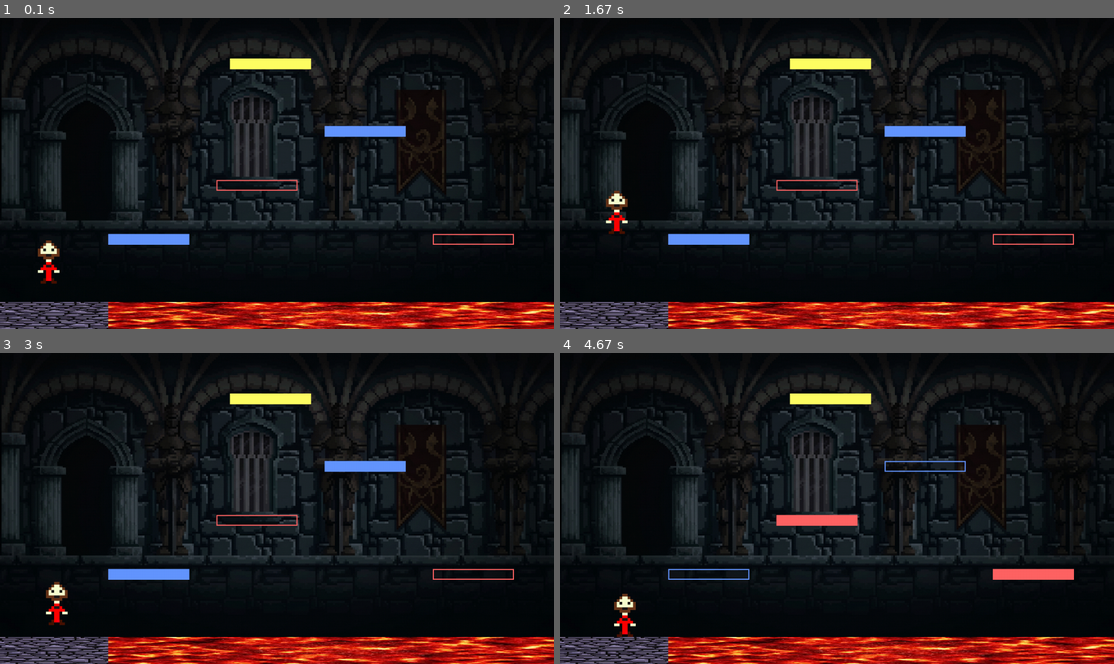
Above: before the commit, frames 1-4 (two rows, left to right).
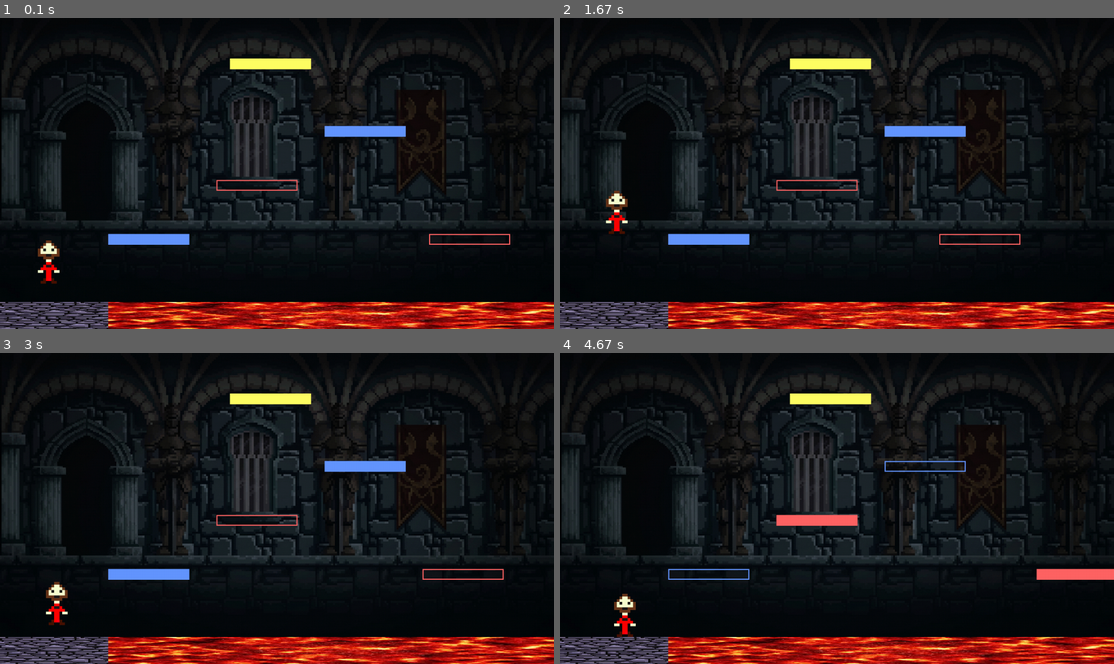
Above: after the commit, the same moments.

Repository: Martinconrad73/VISI301
Game: pygame game, started from Plateformer/main 2_2.py
Two runs of this game, one before a commit and one after it. Both use one fixed random seed, a clock stepped at 60 frames per second and the inputs below.
Inputs:
- Up to frame 1 (0.1 s): no input
- Up to frame 2 (1.67 s): tap Space at 0.33, 1.07, 1.37 s; tap D at 0.67 s
- Up to frame 3 (3 s): tap Space at 1.9, 2.2, 2.4, 2.7, 2.97 s
- Up to frame 4 (4.67 s): tap Space at 3.3, 3.6, 3.73 s; tap D at 3.38 s

The runs differ from the first frame. In frame 1, less than 0.1% of the frame differs, in the area x 77-93%, y 69-73%; in frame 2, 0.2%; in frame 3, less than 0.1%; in frame 4, 0.5%, in the area x 78-100%, y 69-73%.

Commit message:
ajout d'une plateforme amovible

Diff:
--- a/Plateformer/niveau.py
+++ b/Plateformer/niveau.py
@@ -5,7 +5,7 @@
     "l":[150,150,150,150,150],
     "h":[20,20,20,20,20],
     "c":["bleu","bleu","rouge","rouge","jaune"],
-    "amovible":[False,False,False,False,False]},
+    "amovible":[False,False,False,True,False]},
     {
     "x": [150, 350, 550, 750, 850],
     "y": [450, 350, 250, 150, 50],
